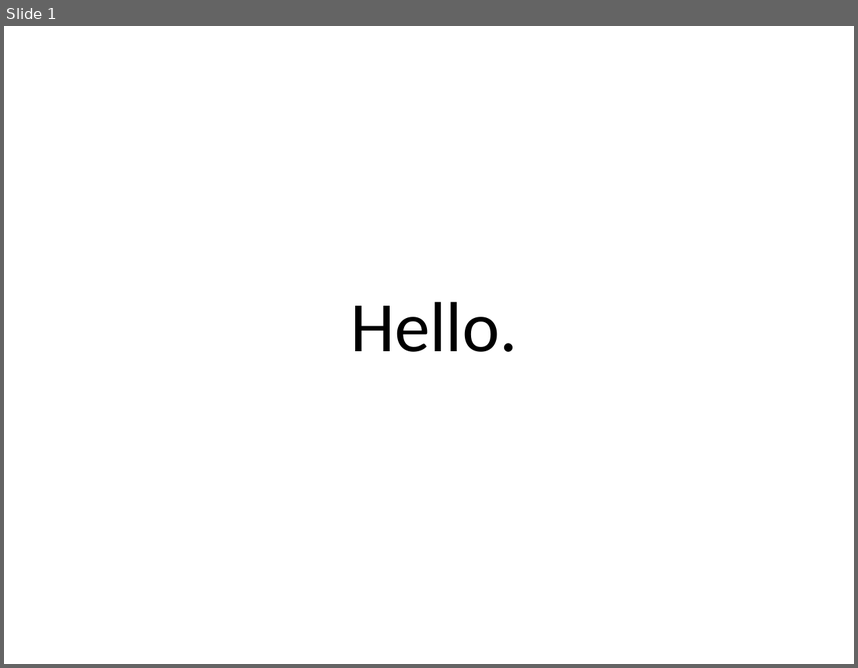
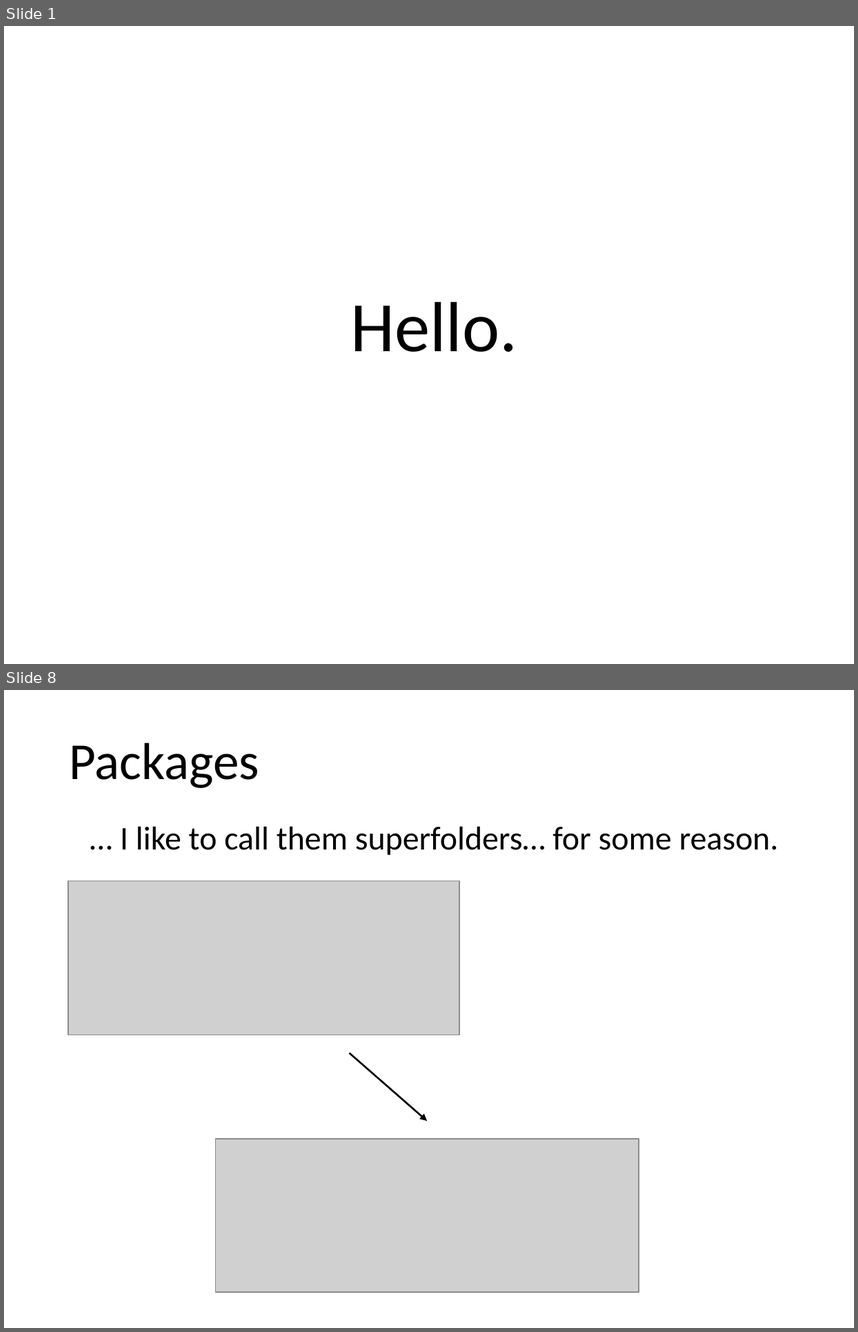
Before and after one commit to Chances-1/Swerve, a slide deck: Java_Class_23rd_Nov.pptx. Shown one above the other, each under a label of ours: slide 1 before the commit, slides 1 and 8 after it; the slides between them are not shown. The pictures are 858x668 and 858x1332 pixels, drawn with LibreOffice and Linux fonts; fonts in the diff are those of the drawing; grey boxes stand for pictures. Boxes give left, top, right and bottom in pixels: in the first picture for what was removed or moved away, otherwise in the second. Text is boxed around its words. In the diff, an @@ line names an element or a change of style, - is before the commit and + after.

```diff
--- a/Java_Class_23rd_Nov.pptx
+++ b/Java_Class_23rd_Nov.pptx
@@ slide 8 added at <box>4,690,854,1328</box>, background #FFFFFF @@
@@ text added at <box>69,742,259,788</box>, 44 pt, text #000000 @@
+Packages
@@ text added at <box>120,826,779,855</box>, 28 pt, text #000000 @@
+… I like to call them superfolders… for some reason.
@@ picture added at <box>69,880,459,1034</box> @@
@@ arrow added from (349, 1053) to (428, 1121), #000000 1.5 pt @@
@@ picture added at <box>216,1138,639,1292</box> @@
```
Also in this commit, not shown: 9 other slides added, 1 slide removed.
